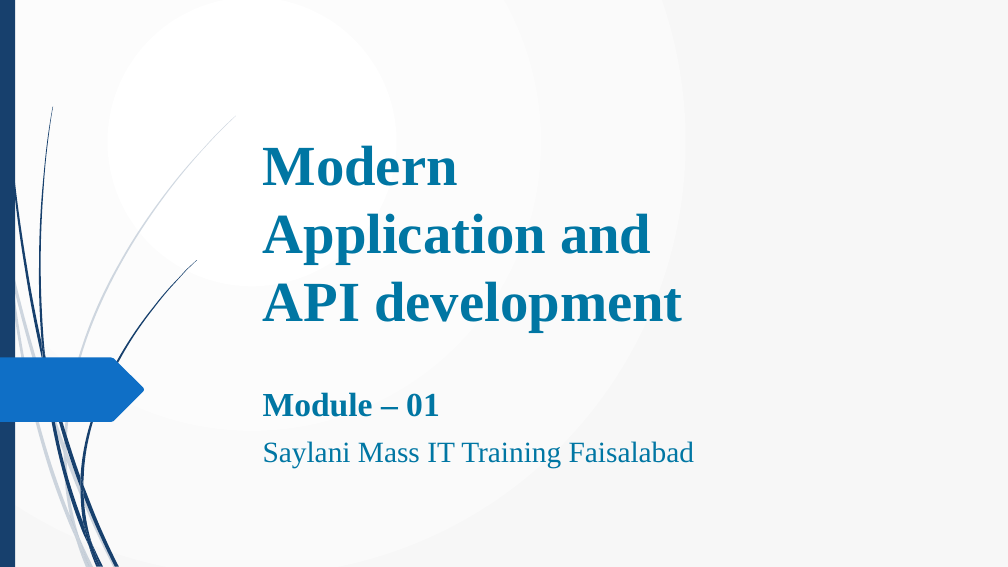
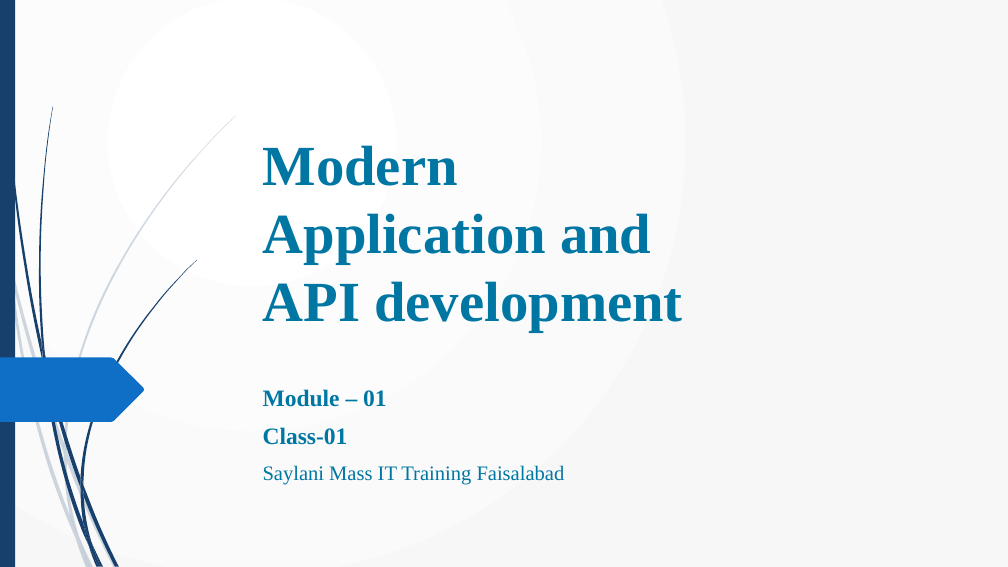
Before and after one commit to techloset/mad-batch1, a slide deck: slide 1 of Presentation/HTML Class 01.pptx. Drawn at 1008x567 pixels with LibreOffice and Linux fonts; fonts in the diff are those of the drawing. Boxes give left, top, right and bottom in pixels: in the first picture for what was removed or moved away, otherwise in the second. Text is boxed around its words. In the diff, an @@ line names an element or a change of style, - is before the commit and + after.

Commit message:
class 02

```diff
--- a/Presentation/HTML Class 01.pptx
+++ b/Presentation/HTML Class 01.pptx
@@ subtitle at (263, 389, 565, 485): size 32 to 22.4 pt in "Module – 01"; size 28 to 19.6 pt in "Saylani Mass IT Training Faisalabad" @@
@@ subtitle at (263, 427, 348, 445): paragraph added @@
+Class-01
```
Also in this commit, not shown: 6 other files.
